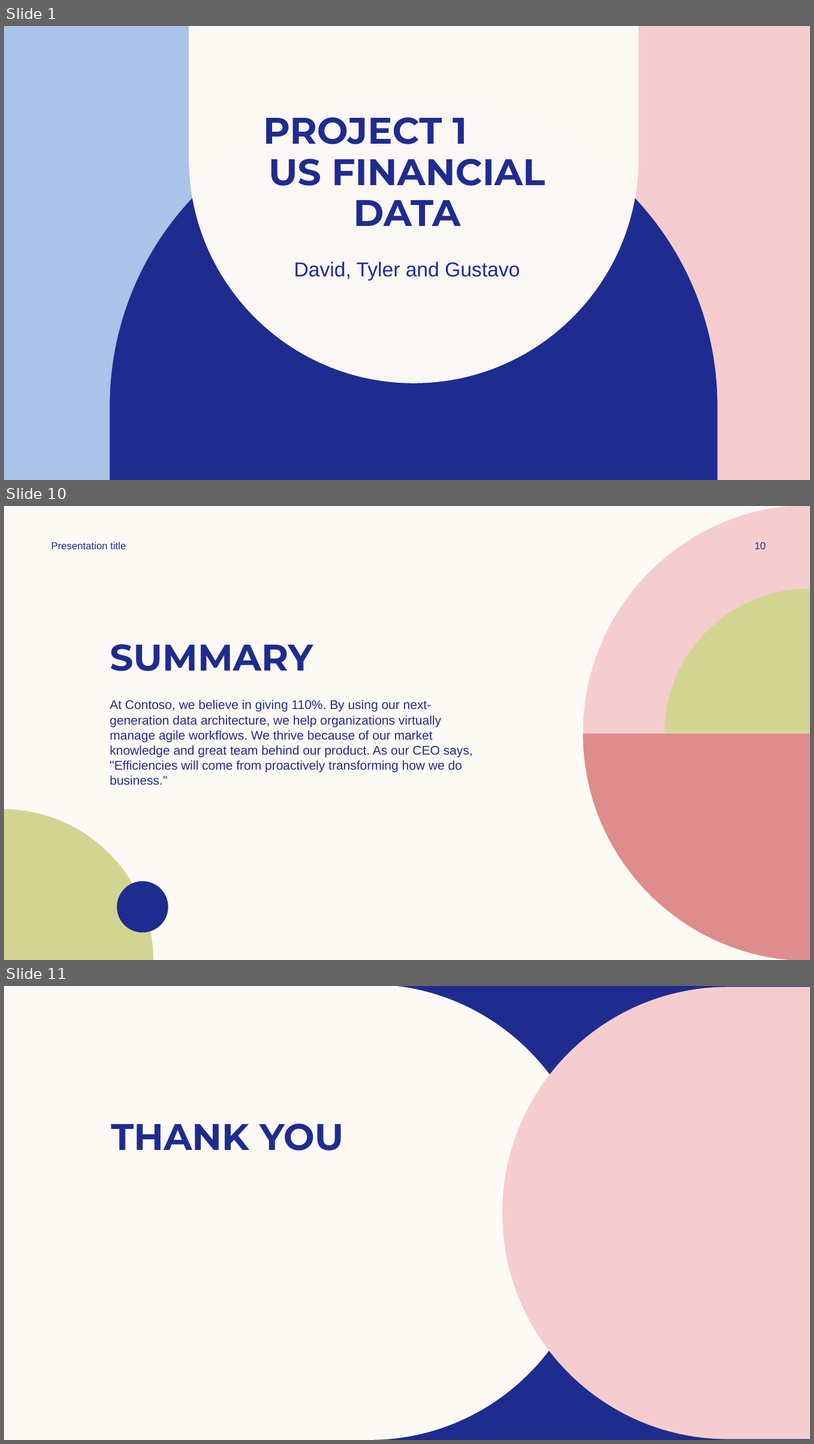
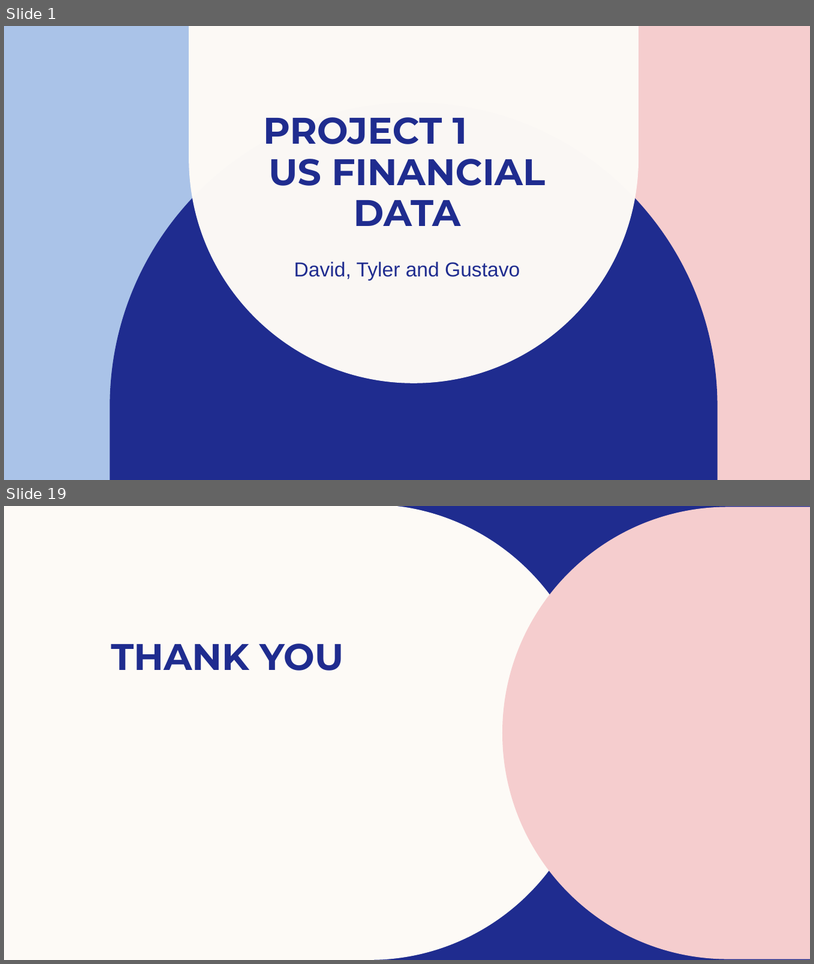
Before and after one commit to gusibis/main, a slide deck: Project_1_Deck.pptx. Shown one above the other, each under a label of ours: slides 1, 10 and 11 before the commit, slides 1 and 19 after it; the slides between them are not shown. The pictures are 814x1444 and 814x964 pixels, drawn with LibreOffice and Linux fonts; fonts in the diff are those of the drawing; background and template pictures are left out. Boxes give left, top, right and bottom in pixels: in the first picture for what was removed or moved away, otherwise in the second. Text is boxed around its words. In the diff, an @@ line names an element or a change of style, - is before the commit and + after.

```diff
--- a/Project_1_Deck.pptx
+++ b/Project_1_Deck.pptx
@@ slide 10 removed at box(4, 506, 810, 960), background #FDFAF6 @@
@@ freeform shape removed at box(584, 506, 810, 733) @@
@@ text removed at box(51, 542, 126, 549) @@
-Presentation title
@@ page number removed at box(755, 542, 767, 549) @@
-10
@@ freeform shape removed at box(665, 588, 810, 733) @@
@@ title removed at box(110, 644, 313, 671) @@
-SUMMARY
@@ text removed at box(110, 699, 473, 784) @@
-At Contoso, we believe in giving 110%. By using our next-generation data architecture, we help organizations virtually manage agile workflows. We thrive because of our market knowledge and great team behind our product. As our CEO says, "Efficiencies will come from proactively transforming how we do business."
@@ freeform shape removed at box(584, 733, 810, 960) @@
@@ freeform shape removed at box(4, 809, 153, 960) @@
@@ freeform shape removed at box(117, 881, 168, 933) @@
@@ what was slide 11 is now slide 19 @@
```
Also in this commit, not shown: 6 slides changed, 11 slides added, 2 other slides removed, 33 other files.
